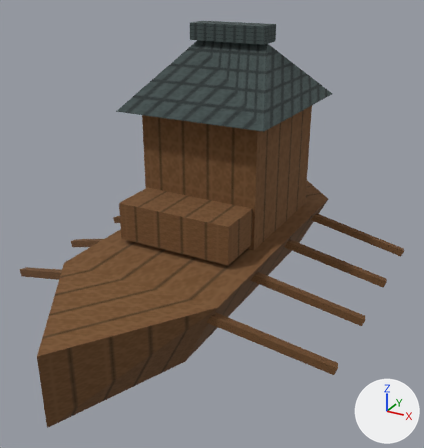
The glTF model app/src/main/assets/3d/field/unit-TOWER_SHIP-lod1.glb, before and after one commit.
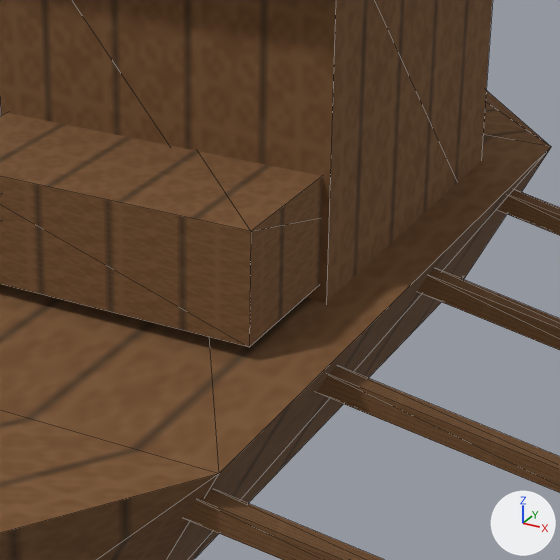
Each version appears first whole from a 50 mm camera at (0.506, -0.896, 0.587) aimed at (0.033, -0.036, 0.157), and next in a close-up on the part from 34% to 78% of the width and 34% to 75% of the height. Arrows for +X, +Y and +Z are at lower right; the lights stay in place. The first two pictures are the older version. The close-ups show mesh edges as thin lines. Vertices at exactly the same position are counted once.
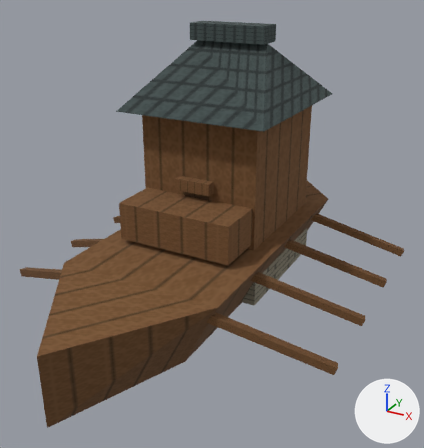
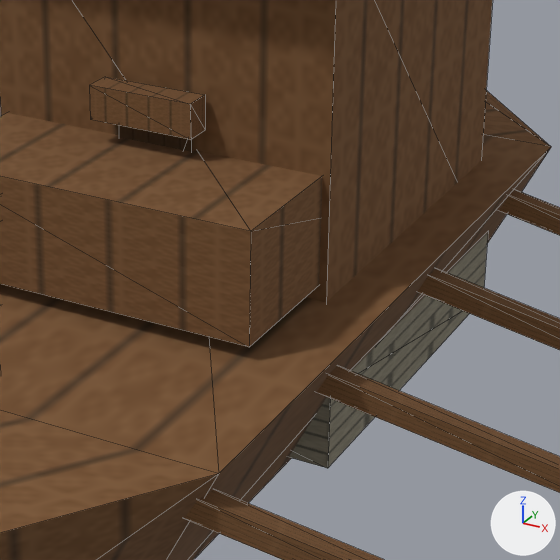
What changed in the scene script:
```text
Change me_mesh_0:
    used by ob_mesh_0; location = (0.0, 0.0, 0.0)
    verts and faces of me_mesh_0; kept vertices keep their numbers, new ones are numbered from 108
    remove me_mesh_0.from_pydata(...)  # 108 vertices, 133 faces; spans x -0.324..0.324, y -0.45..0.43, z 0.0..0.492
    add me_mesh_0.from_pydata(...)  # 184 vertices, 219 faces; spans x -0.324..0.324, y -0.45..0.43, z 0.0..0.492
    me_mesh_0 part 1: the loose piece of 8 vertices spanning x -0.115..0.115, y -0.03..0.23, z 0.07..0.35 is copied, and the copy is scaled about its middle by (1.06, 1.04, 0.196), then moved by (0.0, 0.0, -0.172); it spans x -0.122..0.122, y -0.035..0.235, z 0.01..0.065
    me_mesh_0 part 2: the loose piece of 8 vertices spanning x -0.075..0.075, y 0.075..0.125, z 0.462..0.492 is copied, and the copy is scaled about its middle by (0.462, 0.36, 0.733), then moved by (0.0, -0.142, -0.25); it spans x -0.034..0.034, y -0.051..-0.033, z 0.216..0.238
    me_mesh_0 part 3
    add verts[108] = (-0.089, -0.033, 0.098)
    add verts[109] = (-0.089, -0.033, 0.196)
    add verts[110] = (0.054, -0.033, 0.098)
    add verts[111] = (0.054, -0.033, 0.196)
    add for new, old in zip([*range(112, 116)], [*range(108, 112)]): verts[new] = verts[old] + (0.035, 0.0, 0.0)
    add verts[116] = (-0.025, -0.033, 0.07)
    add verts[117] = (0.025, -0.033, 0.07)
    add verts[118] = (0.025, -0.033, 0.216)
    add verts[119] = (-0.025, -0.033, 0.216)
    add faces += [(116, 117, 118), (116, 118, 119), (108, 112, 113), (108, 113, 109), (110, 114, 115), (110, 115, 111)]
    other edits to the shape of me_mesh_0 do not show in these pictures
```

Changed parts and their boxes (x1, y1, x2, y2) in the close-ups (560 x 560 px):
part 1 of me_mesh_0, added: after (289, 233, 488, 468)
part 2 of me_mesh_0, added (brown): after (89, 77, 205, 140)
part 3 of me_mesh_0, added: after (119, 126, 192, 152)
